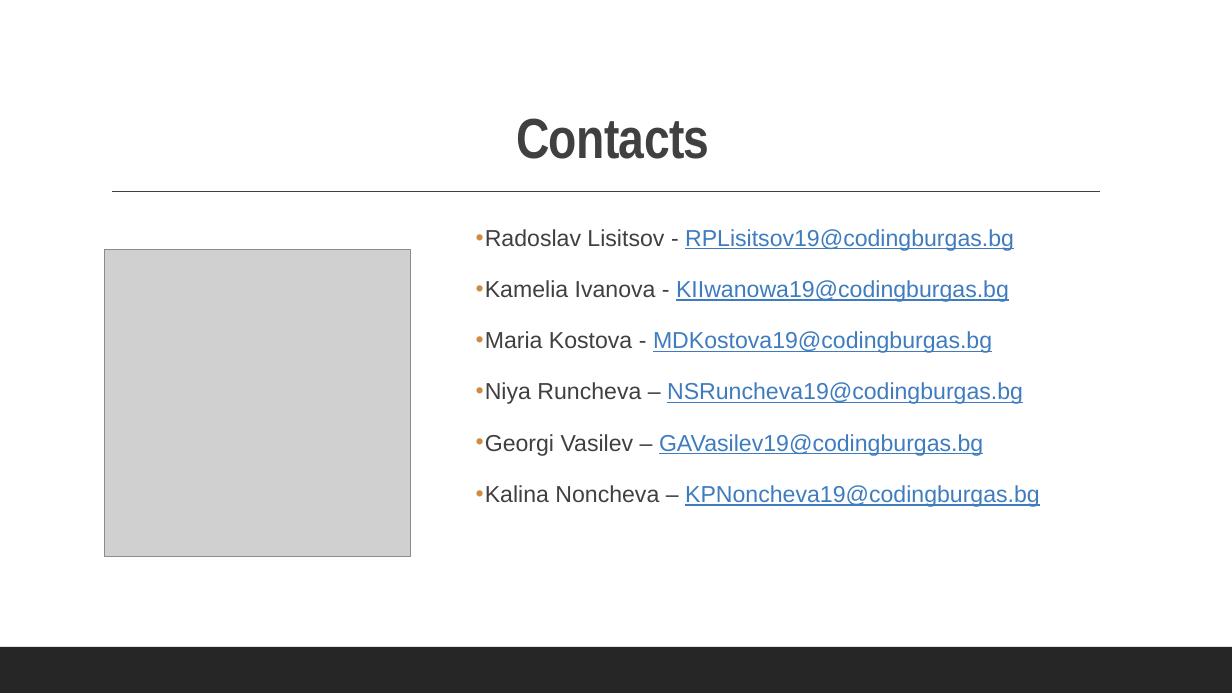
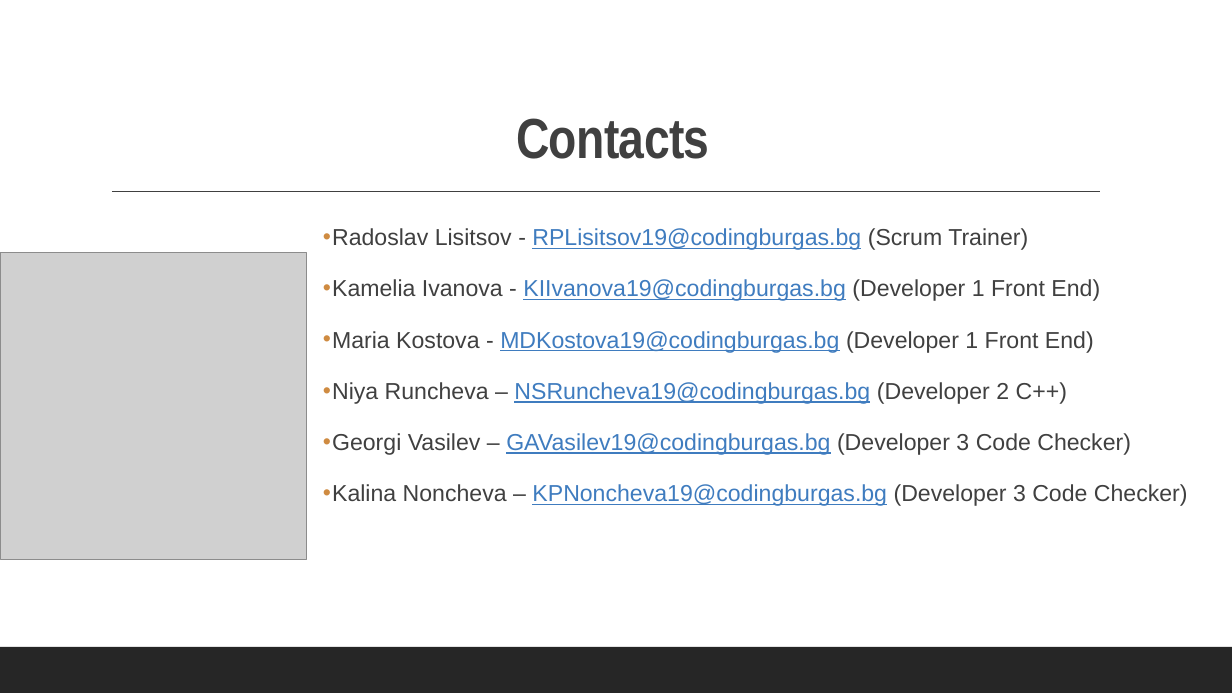
Before and after one commit to RPLisitsov19/The-Red-Pandas, a slide deck: slide 2 of Documentation and Presentation/Project-Presentation (1).pptx. Drawn at 1232x693 pixels with LibreOffice and Linux fonts; fonts in the diff are those of the drawing; grey boxes stand for pictures. Boxes give left, top, right and bottom in pixels: in the first picture for what was removed or moved away, otherwise in the second. Text is boxed around its words. In the diff, an @@ line names an element or a change of style, - is before the commit and + after.

Commit message:
Make changes to the presentation

```diff
--- a/Documentation and Presentation/Project-Presentation (1).pptx
+++ b/Documentation and Presentation/Project-Presentation (1).pptx
@@ text at [332, 228, 1188, 506]: text changed; text colour #3F7CBF to #404040 @@
-• Radoslav Lisitsov - RPLisitsov19@codingburgas.bg
-• Kamelia Ivanova - KIIwanowa19@codingburgas.bg
-• Maria Kostova - MDKostova19@codingburgas.bg
-• Niya Runcheva – NSRuncheva19@codingburgas.bg
-• Georgi Vasilev – GAVasilev19@codingburgas.bg
-• Kalina Noncheva – KPNoncheva19@codingburgas.bg
+• Radoslav Lisitsov - RPLisitsov19@codingburgas.bg (Scrum Trainer)
+• Kamelia Ivanova - KIIvanova19@codingburgas.bg (Developer 1 Front End)
+• Maria Kostova - MDKostova19@codingburgas.bg (Developer 1 Front End)
+• Niya Runcheva – NSRuncheva19@codingburgas.bg (Developer 2 C++)
+• Georgi Vasilev – GAVasilev19@codingburgas.bg (Developer 3 Code Checker)
+• Kalina Noncheva – KPNoncheva19@codingburgas.bg (Developer 3 Code Checker)
@@ picture: place and size @@
-picture at [104, 250, 411, 556]
+picture at [0, 252, 307, 559]
```
Also in this commit, not shown: 1 other slide changed.
